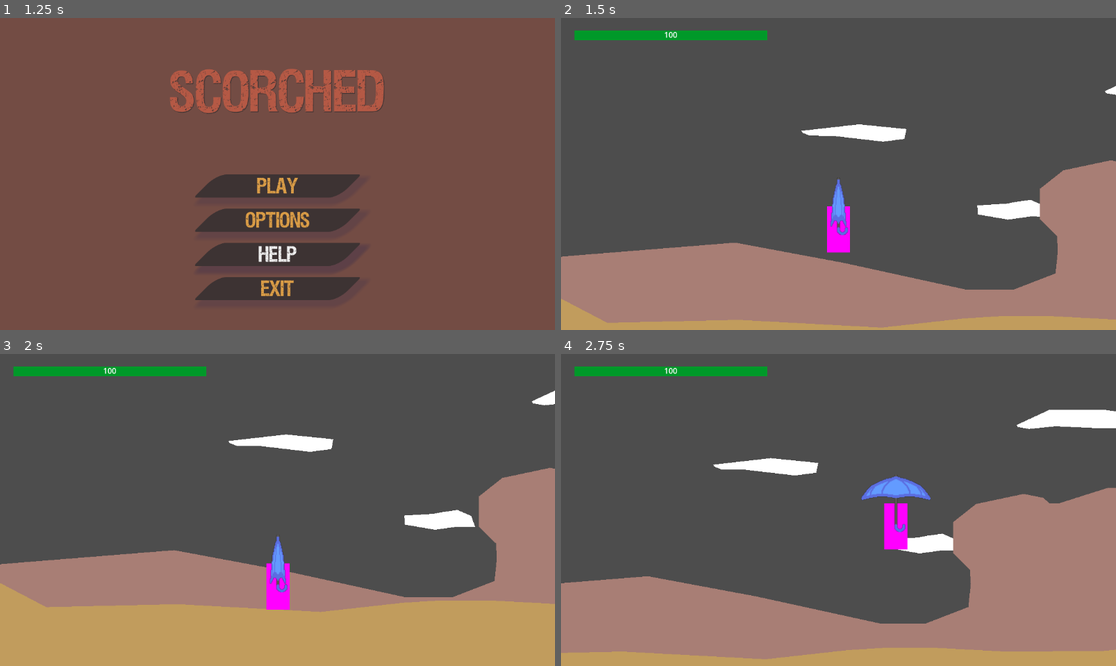
Above: before the commit, frames 1-4 (two rows, left to right).
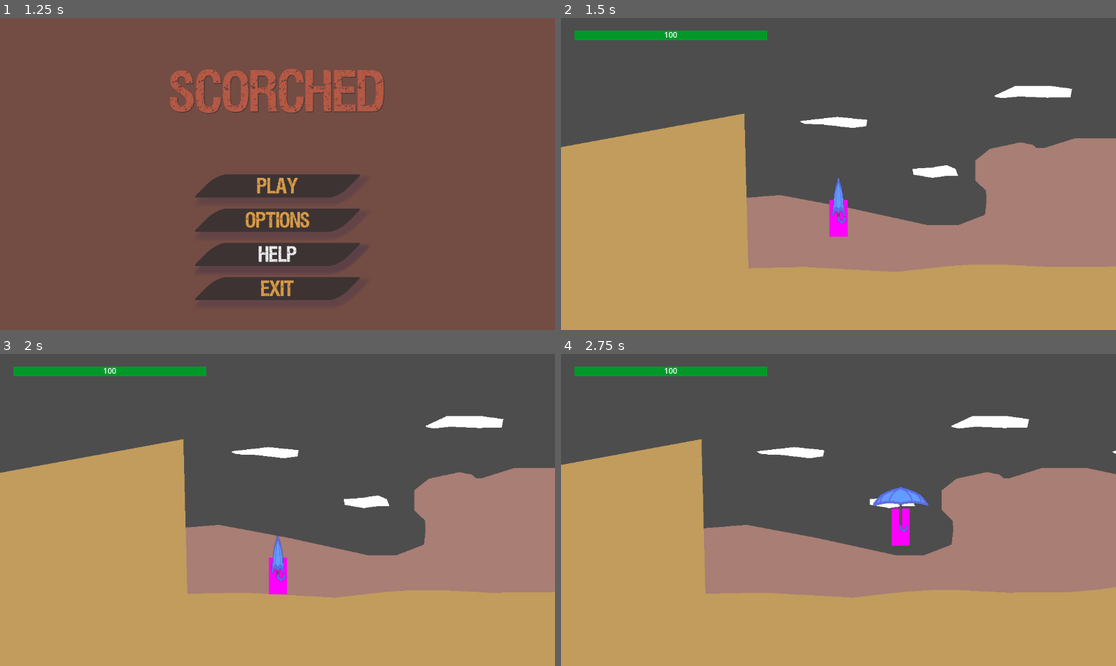
Above: after the commit, the same moments.

Repository: Niimphu/NewbieGameJam2023
Game: Godot game, scene res://Levels/MainMenu/MainMenu.tscn
Two runs of this game, one before a commit and one after it. Both use one fixed random seed, a clock stepped at 60 frames per second and the inputs below.
Inputs:
- Up to frame 1 (1.25 s): click "Help" at 0.5 s
- Up to frame 2 (1.5 s): click "Play" at 1.25 s
- Up to frame 3 (2 s): no input
- Up to frame 4 (2.75 s): hold D (move_right) from 2.03 s (still down); tap K (toggle_parasol) at 2.1 s; tap Space (jump) at 2.27 s

Frame 1 is identical in both runs. In frame 2, 46% of the frame differs, in the area x 0-100%, y 21-100%; in frame 3, 30%; in frame 4, 45%.

Commit message:
tweaked numbers and terrain

Diff:
--- a/Characters/Player/Player.tscn
+++ b/Characters/Player/Player.tscn
@@ -16,6 +16,8 @@
 
 [node name="Player" type="CharacterBody2D"]
 script = ExtResource("1_cg0yb")
+DECELERATION = 30.0
+ACCELERATION = 40.0
 
 [node name="PauseManager" parent="." instance=ExtResource("2_vbasy")]
 
--- a/Levels/Tutorial.tscn
+++ b/Levels/Tutorial.tscn
@@ -563,16 +563,18 @@
 
 [node name="Polygon2D" type="Polygon2D" parent="ParallaxBackground/ParallaxLayer/StaticBody2D"]
 color = Color(0.760784, 0.611765, 0.364706, 1)
-polygon = PackedVector2Array(-405, 637, -108, 653, 63, 634,  …(195 unchanged characters)…  519, 1980, 515, 2119, 512, 2169, 507, 2198, 488, 2226, 458, 2241, 422, 2247, 398, 2251, 391, 2263, 386, 2297, 381, 2358, 379, 2402, 377, 2436, 379, 2896, 386, 3035, 389, 3181, 386, 3305, 405, 3413, 385, 3427, 340, 3417, 268, 3421, 207, 3428, 126, 3437, 86, 3473, 70, 3740, 70, 4176, 92, 4357, 90, 4488, 84, 4877, 73, 4931, 83, 5003, 103, 5093, 135, 5135, 162, 5176, 217, 5225, 221, 5261, 223, 5290, 230, 5315, 231, 5327, 235, 5334, 240, 5338, 255, 5339, 274, 5346, 296, 5401, 312, 5429, 324, 5496, 335, 5669, 376, 5791, 421, 5961, 473, 6139, 506, 6193, 482, 6211, 428, 6229, 387, 6272, 371, 6377, 354, 6475, 345, 6633, 348, 6771, 314, 7951, 225, 8283, 262, 8774, 270, 8933, 497, 8993, 761, 9228, 3611, -1418, 4233, -1895, 423, -1575, 318, -1118, 413, -678, 643)
+polygon = PackedVector2Array(-405, 637, -108, 653, 63, 634,  …(195 unchanged characters)…  519, 1980, 515, 2119, 512, 2169, 507, 2208, 499, 2228, 472, 2241, 422, 2247, 398, 2251, 391, 2263, 386, 2297, 381, 2358, 379, 2402, 377, 2436, 379, 2896, 386, 3035, 389, 3181, 386, 3305, 405, 3413, 385, 3427, 340, 3417, 268, 3421, 207, 3428, 126, 3437, 86, 3473, 70, 3740, 70, 4176, 92, 4357, 90, 4488, 84, 4877, 73, 4931, 83, 5003, 103, 5093, 135, 5135, 162, 5176, 217, 5225, 221, 5261, 223, 5290, 230, 5315, 231, 5327, 235, 5334, 240, 5338, 255, 5339, 274, 5346, 296, 5401, 312, 5429, 324, 5496, 335, 5669, 376, 5791, 421, 5961, 473, 6139, 506, 6193, 482, 6211, 428, 6229, 387, 6272, 371, 6377, 354, 6475, 345, 6633, 348, 6771, 314, 7951, 225, 8283, 262, 8774, 270, 8933, 497, 8993, 761, 9228, 3611, -1418, 4233, -1895, 423, -1575, 318, -600, 139, -587, 641)
 
 [node name="CollisionPolygon2D" type="CollisionPolygon2D" parent="ParallaxBackground/ParallaxLayer/StaticBody2D"]
-polygon = PackedVector2Array(-405, 637, -108, 653, 63, 634,  …(195 unchanged characters)…  519, 1980, 515, 2119, 512, 2169, 507, 2198, 488, 2226, 458, 2241, 422, 2247, 398, 2251, 391, 2263, …(662 unchanged characters)…
+polygon = PackedVector2Array(-405, 637, -108, 653, 63, 634,  …(195 unchanged characters)…  519, 1980, 515, 2119, 512, 2169, 507, 2208, 499, 2228, 472, 2241, 422, 2247, 398, 2251, 391, 2263, …(662 unchanged characters)…
 
 [node name="Player" parent="." groups=["player"] instance=ExtResource("2_ddsjf")]
 position = Vector2(189, 429)
 collision_layer = 2
 floor_stop_on_slope = false
 floor_max_angle = 0.872665
+JUMP_VELOCITY = -500.0
+MAX_WALK_VELOCITY = 350.0
 
 [node name="RemoteTransform2D" type="RemoteTransform2D" parent="Player"]
 remote_path = NodePath("../../Camera2D")
@@ -580,8 +582,9 @@
 [node name="Camera2D" type="Camera2D" parent="."]
 position = Vector2(189, 429)
 offset = Vector2(0, -100)
+zoom = Vector2(0.8, 0.8)
 process_callback = 0
 position_smoothing_enabled = true
-position_smoothing_speed = 100.0
+position_smoothing_speed = 20.0
 drag_horizontal_enabled = true
 drag_vertical_enabled = true
--- a/project.godot
+++ b/project.godot
@@ -26,31 +26,80 @@
 
 [input]
 
+ui_accept={
+"deadzone": 0.5,
+"events": [Object(InputEventKey,"resource_local_to_scene":false,"resource_name":"","device":0,"window_id":0,"alt_pressed":false,"shift_pressed":false,"ctrl_pressed":false,"meta_pressed":false,"pressed":false,"keycode":4194309,"physical_keycode":0,"key_label":0,"unicode":4194309,"echo":false,"script":null)
+, Object(InputEventKey,"resource_local_to_scene":false,"resource_name":"","device":0,"window_id":0,"alt_pressed":false,"shift_pressed":false,"ctrl_pressed":false,"meta_pressed":false,"pressed":false,"keycode":4194310,"physical_keycode":0,"key_label":0,"unicode":4194310,"echo":false,"script":null)
+, Object(InputEventKey,"resource_local_to_scene":false,"resource_name":"","device":0,"window_id":0,"alt_pressed":false,"shift_pressed":false,"ctrl_pressed":false,"meta_pressed":false,"pressed":false,"keycode":32,"physical_keycode":0,"key_label":0,"unicode":32,"echo":false,"script":null)
+, Object(InputEventKey,"resource_local_to_scene":false,"resource_name":"","device":-1,"window_id":0,"alt_pressed":false,"shift_pressed":false,"ctrl_pressed":false,"meta_pressed":false,"pressed":false,"keycode":0,"physical_keycode":74,"key_label":0,"unicode":106,"echo":false,"script":null)
+]
+}
+ui_cancel={
+"deadzone": 0.5,
+"events": [Object(InputEventKey,"resource_local_to_scene":false,"resource_name":"","device":0,"window_id":0,"alt_pressed":false,"shift_pressed":false,"ctrl_pressed":false,"meta_pressed":false,"pressed":false,"keycode":4194305,"physical_keycode":0,"key_label":0,"unicode":4194305,"echo":false,"script":null)
+, Object(InputEventKey,"resource_local_to_scene":false,"resource_name":"","device":-1,"window_id":0,"alt_pressed":false,"shift_pressed":false,"ctrl_pressed":false,"meta_pressed":false,"pressed":false,"keycode":0,"physical_keycode":75,"key_label":0,"unicode":107,"echo":false,"script":null)
+]
+}
+ui_left={
+"deadzone": 0.5,
+"events": [Object(InputEventKey,"resource_local_to_scene":false,"resource_name":"","device":0,"window_id":0,"alt_pressed":false,"shift_pressed":false,"ctrl_pressed":false,"meta_pressed":false,"pressed":false,"keycode":4194319,"physical_keycode":0,"key_label":0,"unicode":4194319,"echo":false,"script":null)
+, Object(InputEventJoypadButton,"resource_local_to_scene":false,"resource_name":"","device":0,"button_index":13,"pressure":0.0,"pressed":false,"script":null)
+, Object(InputEventKey,"resource_local_to_scene":false,"resource_name":"","device":-1,"window_id":0,"alt_pressed":false,"shift_pressed":false,"ctrl_pressed":false,"meta_pressed":false,"pressed":false,"keycode":0,"physical_keycode":65,"key_label":0,"unicode":97,"echo":false,"script":null)
+]
+}
+ui_right={
+"deadzone": 0.5,
+"events": [Object(InputEventKey,"resource_local_to_scene":false,"resource_name":"","device":0,"window_id":0,"alt_pressed":false,"shift_pressed":false,"ctrl_pressed":false,"meta_pressed":false,"pressed":false,"keycode":4194321,"physical_keycode":0,"key_label":0,"unicode":4194321,"echo":false,"script":null)
+, Object(InputEventJoypadButton,"resource_local_to_scene":false,"resource_name":"","device":0,"button_index":14,"pressure":0.0,"pressed":false,"script":null)
+, Object(InputEventKey,"resource_local_to_scene":false,"resource_name":"","device":-1,"window_id":0,"alt_pressed":false,"shift_pressed":false,"ctrl_pressed":false,"meta_pressed":false,"pressed":false,"keycode":0,"physical_keycode":68,"key_label":0,"unicode":100,"echo":false,"script":null)
+]
+}
+ui_up={
+"deadzone": 0.5,
+"events": [Object(InputEventKey,"resource_local_to_scene":false,"resource_name":"","device":0,"window_id":0,"alt_pressed":false,"shift_pressed":false,"ctrl_pressed":false,"meta_pressed":false,"pressed":false,"keycode":4194320,"physical_keycode":0,"key_label":0,"unicode":4194320,"echo":false,"script":null)
+, Object(InputEventJoypadButton,"resource_local_to_scene":false,"resource_name":"","device":0,"button_index":11,"pressure":0.0,"pressed":false,"script":null)
+, Object(InputEventKey,"resource_local_to_scene":false,"resource_name":"","device":-1,"window_id":0,"alt_pressed":false,"shift_pressed":false,"ctrl_pressed":false,"meta_pressed":false,"pressed":false,"keycode":0,"physical_keycode":87,"key_label":0,"unicode":119,"echo":false,"script":null)
+]
+}
+ui_down={
+"deadzone": 0.5,
+"events": [Object(InputEventKey,"resource_local_to_scene":false,"resource_name":"","device":0,"window_id":0,"alt_pressed":false,"shift_pressed":false,"ctrl_pressed":false,"meta_pressed":false,"pressed":false,"keycode":4194322,"physical_keycode":0,"key_label":0,"unicode":4194322,"echo":false,"script":null)
+, Object(InputEventJoypadButton,"resource_local_to_scene":false,"resource_name":"","device":0,"button_index":12,"pressure":0.0,"pressed":false,"script":null)
+, Object(InputEventKey,"resource_local_to_scene":false,"resource_name":"","device":-1,"window_id":0,"alt_pressed":false,"shift_pressed":false,"ctrl_pressed":false,"meta_pressed":false,"pressed":false,"keycode":0,"physical_keycode":83,"key_label":0,"unicode":115,"echo":false,"script":null)
+]
+}
 move_left={
 "deadzone": 0.5,
 "events": [Object(InputEventKey,"resource_local_to_scene":false,"resource_name":"","device":-1,"window_id":0,"alt_pressed":false,"shift_pressed":false,"ctrl_pressed":false,"meta_pressed":false,"pressed":false,"keycode":0,"physical_keycode":65,"key_label":0,"unicode":97,"echo":false,"script":null)
 , Object(InputEventKey,"resource_local_to_scene":false,"resource_name":"","device":-1,"window_id":0,"alt_pressed":false,"shift_pressed":false,"ctrl_pressed":false,"meta_pressed":false,"pressed":false,"keycode":0,"physical_keycode":4194319,"key_label":0,"unicode":0,"echo":false,"script":null)
+, Object(InputEventJoypadMotion,"resource_local_to_scene":false,"resource_name":"","device":-1,"axis":0,"axis_value":-1.0,"script":null)
+, Object(InputEventJoypadButton,"resource_local_to_scene":false,"resource_name":"","device":-1,"button_index":13,"pressure":0.0,"pressed":false,"script":null)
 ]
 }
 move_right={
 "deadzone": 0.5,
 "events": [Object(InputEventKey,"resource_local_to_scene":false,"resource_name":"","device":-1,"window_id":0,"alt_pressed":false,"shift_pressed":false,"ctrl_pressed":false,"meta_pressed":false,"pressed":false,"keycode":0,"physical_keycode":68,"key_label":0,"unicode":100,"echo":false,"script":null)
 , Object(InputEventKey,"resource_local_to_scene":false,"resource_name":"","device":-1,"window_id":0,"alt_pressed":false,"shift_pressed":false,"ctrl_pressed":false,"meta_pressed":false,"pressed":false,"keycode":0,"physical_keycode":4194321,"key_label":0,"unicode":0,"echo":false,"script":null)
+, Object(InputEventJoypadMotion,"resource_local_to_scene":false,"resource_name":"","device":-1,"axis":0,"axis_value":1.0,"script":null)
+, Object(InputEventJoypadButton,"resource_local_to_scene":false,"resource_name":"","device":-1,"button_index":14,"pressure":0.0,"pressed":false,"script":null)
 ]
 }
 jump={
 "deadzone": 0.5,
 "events": [Object(InputEventKey,"resource_local_to_scene":false,"resource_name":"","device":-1,"window_id":0,"alt_pressed":false,"shift_pressed":false,"ctrl_pressed":false,"meta_pressed":false,"pressed":false,"keycode":0,"physical_keycode":32,"key_label":0,"unicode":32,"echo":false,"script":null)
+, Object(InputEventJoypadButton,"resource_local_to_scene":false,"resource_name":"","device":-1,"button_index":0,"pressure":0.0,"pressed":false,"script":null)
 ]
 }
 toggle_parasol={
 "deadzone": 0.5,
 "events": [Object(InputEventKey,"resource_local_to_scene":false,"resource_name":"","device":-1,"window_id":0,"alt_pressed":false,"shift_pressed":false,"ctrl_pressed":false,"meta_pressed":false,"pressed":false,"keycode":0,"physical_keycode":75,"key_label":0,"unicode":107,"echo":false,"script":null)
+, Object(InputEventJoypadButton,"resource_local_to_scene":false,"resource_name":"","device":-1,"button_index":3,"pressure":0.0,"pressed":false,"script":null)
 ]
 }
 pause_game={
 "deadzone": 0.5,
 "events": [Object(InputEventKey,"resource_local_to_scene":false,"resource_name":"","device":-1,"window_id":0,"alt_press …(182 unchanged characters)…
+, Object(InputEventJoypadButton,"resource_local_to_scene":false,"resource_name":"","device":-1,"button_index":6,"pressure":0.0,"pressed":false,"script":null)
 ]
 }
 
